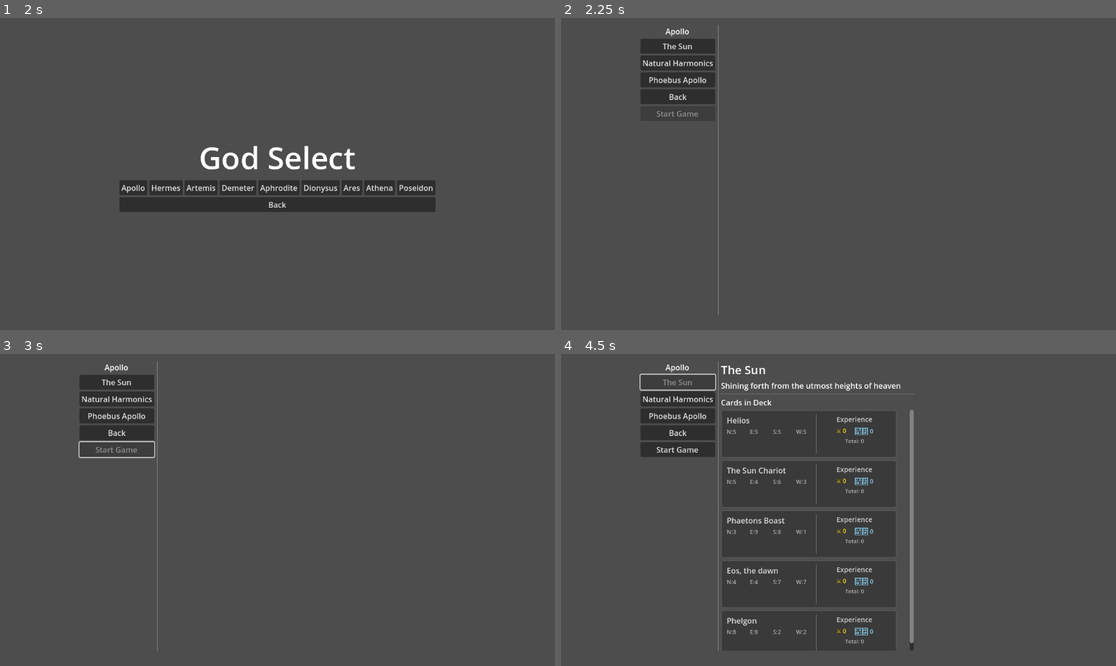
Above: before the commit, frames 1-4 (two rows, left to right).
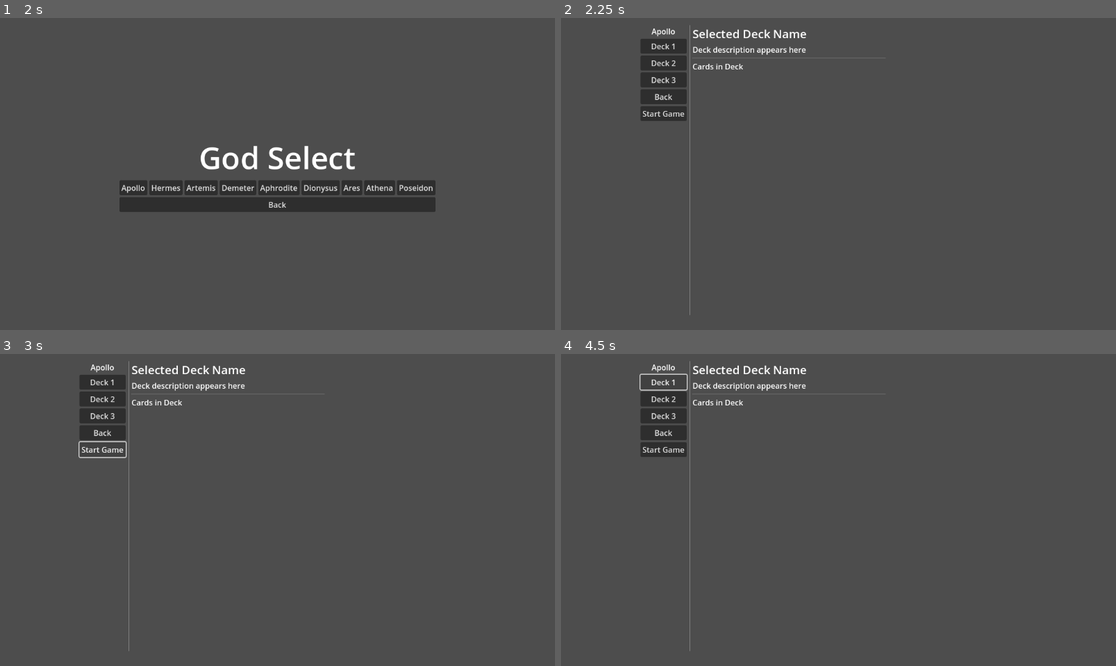
Above: after the commit, the same moments.

Repository: leslieharding/Mnemosyne
Game: Godot game, scene res://Scenes/MainMenu.tscn
Same seed, same stepped clock (60 frames per second), same inputs: the game is played once before the commit and once after it.
Inputs (mouse positions are in pixels of both pictures, inside the frame that each line leads up to):
- Up to frame 1 (2 s): click "New Game" at 0.5 s; click "New Game" at 1.25 s
- Up to frame 2 (2.25 s): click "Apollo" at 2 s
- Up to frame 3 (3 s): click (99, 450) at 2.75 s, where only the run after the commit has a clickable "Start Game"
- Up to frame 4 (4.5 s): click (660, 450) at 3.5 s, where only the run after the commit has a clickable "Start Game"; click "The Sun" (after the commit: "Deck 1") at 4.25 s

Frame 1 is identical in both runs. In frame 2, 2.1% of the frame differs, in the area x 14-45%, y 2-96%; in frame 3, 2.2%; in frame 4, 4.3%, in the area x 14-64%, y 2-96%.
Error after the commit: Parse Error: Identifier "ExpProgressBar" not declared in the current scope. (res://Scripts/apollo.gd:219)

Commit message:
trying to implement levels

Diff:
--- /dev/null
+++ b/Scenes/ExpProgressBar.tscn
@@ -0,0 +1,25 @@
+[gd_scene format=3 uid="uid://bsaj6aconrjfm"]
+
+[node name="ExpProgressBar" type="HBoxContainer"]
+custom_minimum_size = Vector2(120, 20)
+
+[node name="LevelLabel" type="Label" parent="."]
+layout_mode = 2
+size_flags_horizontal = 4
+theme_override_font_sizes/font_size = 12
+text = "Lvl 0"
+
+[node name="ProgressContainer" type="VBoxContainer" parent="."]
+layout_mode = 2
+
+[node name="ProgressBar" type="ProgressBar" parent="ProgressContainer"]
+layout_mode = 2
+size_flags_vertical = 4
+max_value = 50.0
+show_percentage = false
+
+[node name="ProgressLabel" type="Label" parent="ProgressContainer"]
+layout_mode = 2
+size_flags_horizontal = 4
+theme_override_font_sizes/font_size = 10
+text = "0/50"
--- a/Scripts/apollo.gd
+++ b/Scripts/apollo.gd
@@ -118,7 +118,7 @@
 func create_deck_card_display(card: CardResource, card_index: int) -> Control:
 	# Main container for this card
 	var card_panel = PanelContainer.new()
-	card_panel.custom_minimum_size = Vector2(0, 100)
+	card_panel.custom_minimum_size = Vector2(0, 120)  # Slightly taller for progress bars
 
 	# Create a style for the panel
 	var style = StyleBoxFlat.new()
@@ -181,10 +181,10 @@
 	var v_separator = VSeparator.new()
 	h_container.add_child(v_separator)
 
-	# Right side - Experience info
+	# Right side - Experience info with progress bars
 	var right_side = VBoxContainer.new()
 	right_side.size_flags_horizontal = Control.SIZE_SHRINK_END
-	right_side.custom_minimum_size.x = 150
+	right_side.custom_minimum_size.x = 180  # Slightly wider for progress bars
 	h_container.add_child(right_side)
 
 	# Experience title
@@ -205,37 +205,37 @@
 		capture_exp = exp_data.get("capture_exp", 0)
 		defense_exp = exp_data.get("defense_exp", 0)
 
-	# Experience display
-	var exp_container = HBoxContainer.new()
-	exp_container.alignment = BoxContainer.ALIGNMENT_CENTER
-	right_side.add_child(exp_container)
-
-	# Capture experience
+	# Capture experience progress bar
+	var capture_container = VBoxContainer.new()
+	right_side.add_child(capture_container)
+
 	var capture_label = Label.new()
-	capture_label.text = "⚔️ " + str(capture_exp)
-	capture_label.add_theme_font_size_override("font_size", 12)
-	capture_label.add_theme_color_override("font_color", Color("#FFD700"))  # Gold
-	exp_container.add_child(capture_label)
+	capture_label.text = "⚔️ Capture"
+	capture_label.add_theme_font_size_override("font_size", 11)
+	capture_label.add_theme_color_override("font_color", Color("#FFD700"))
+	capture_container.add_child(capture_label)
+
+	var capture_progress = preload("res://Scenes/ExpProgressBar.tscn").instantiate()
+	capture_progress.setup_progress(capture_exp, "capture", ExpProgressBar.DisplayMode.COMPACT)
+	capture_container.add_child(capture_progress)
 
 	# Small spacer
-	var exp_spacer = Control.new()
-	exp_spacer.custom_minimum_size.x = 10
-	exp_container.add_child(exp_spacer)
-
-	# Defense experience
+	var spacer = Control.new()
+	spacer.custom_minimum_size.y = 5
+	right_side.add_child(spacer)
+
+	# Defense experience progress bar
+	var defense_container = VBoxContainer.new()
+	right_side.add_child(defense_container)
+
 	var defense_label = Label.new()
-	defense_label.text = "🛡️ " + str(defense_exp)
-	defense_label.add_theme_font_size_override("font_size", 12)
-	defense_label.add_theme_color_override("font_color", Color("#87CEEB"))  # Sky blue
-	exp_container.add_child(defense_label)
-
-	# Total experience
-	var total_exp = capture_exp + defense_exp
-	var total_label = Label.new()
-	total_label.text = "Total: " + str(total_exp)
-	total_label.add_theme_font_size_override("font_size", 11)
-	total_label.add_theme_color_override("font_color", Color("#BBBBBB"))
-	total_label.horizontal_alignment = HORIZONTAL_ALIGNMENT_CENTER
-	right_side.add_child(total_label)
+	defense_label.text = "🛡️ Defense"
+	defense_label.add_theme_font_size_override("font_size", 11)
+	defense_label.add_theme_color_override("font_color", Color("#87CEEB"))
+	defense_container.add_child(defense_label)
+
+	var defense_progress = preload("res://Scenes/ExpProgressBar.tscn").instantiate()
+	defense_progress.setup_progress(defense_exp, "defense", ExpProgressBar.DisplayMode.COMPACT)
+	defense_container.add_child(defense_progress)
 
 	return card_panel
--- /dev/null
+++ b/Scripts/experience_helpers.gd
@@ -0,0 +1,50 @@
+# res://Scripts/experience_helpers.gd
+class_name ExperienceHelpers
+extends RefCounted
+
+# Configuration
+const XP_PER_LEVEL: int = 50
+
+# Calculate level from experience points
+static func calculate_level(xp: int) -> int:
+	return xp / XP_PER_LEVEL
+
+# Calculate progress within current level (0-49)
+static func calculate_progress(xp: int) -> int:
+	return xp % XP_PER_LEVEL
+
+# Calculate progress as percentage (0.0-1.0)
+static func calculate_progress_percentage(xp: int) -> float:
+	var progress = calculate_progress(xp)
+	return float(progress) / float(XP_PER_LEVEL)
+
+# Get minimum XP needed for a specific level
+static func get_xp_for_level(level: int) -> int:
+	return level * XP_PER_LEVEL
+
+# Get XP needed to reach next level
+static func get_xp_to_next_level(xp: int) -> int:
+	var current_level = calculate_level(xp)
+	var next_level_xp = get_xp_for_level(current_level + 1)
+	return next_level_xp - xp
+
+# Get formatted level string for display
+static func format_level_display(xp: int, show_progress: bool = true) -> String:
+	var level = calculate_level(xp)
+	if not show_progress:
+		return "Lv." + str(level)
+
+	var progress = calculate_progress(xp)
+	return "Lv." + str(level) + " (" + str(progress) + "/" + str(XP_PER_LEVEL) + ")"
+
+# Check if XP gain will result in level up
+static func will_level_up(current_xp: int, xp_gain: int) -> bool:
+	var current_level = calculate_level(current_xp)
+	var new_level = calculate_level(current_xp + xp_gain)
+	return new_level > current_level
+
+# Get number of levels gained from XP increase
+static func levels_gained(old_xp: int, new_xp: int) -> int:
+	var old_level = calculate_level(old_xp)
+	var new_level = calculate_level(new_xp)
+	return new_level - old_level
--- a/Scripts/run_summary.gd
+++ b/Scripts/run_summary.gd
@@ -51,12 +51,15 @@
 		print("Failed to load collection for " + god_name)
 		return
 
+	# Get global progress for before/after comparison
+	var global_tracker = get_node("/root/GlobalProgressTrackerAutoload")
+
 	# Create detailed view for each card that gained experience
 	for card_index in all_exp:
-		var exp_data = all_exp[card_index]
+		var run_exp_data = all_exp[card_index]
 
 		# Skip cards with no experience
-		if exp_data["capture_exp"] == 0 and exp_data["defense_exp"] == 0:
+		if run_exp_data["capture_exp"] == 0 and run_exp_data["defense_exp"] == 0:
 			continue
 
 		# Get card data
@@ -64,13 +67,148 @@
 		if not card:
 			continue
 
+		# Get total experience (before this run was added to global)
+		var total_exp_data = global_tracker.get_card_total_experience(god_name, card_index)
+
+		# Calculate before experience (total minus this run)
+		var before_capture = total_exp_data["capture_exp"] - run_exp_data["capture_exp"]
+		var before_defense = total_exp_data["defense_exp"] - run_exp_data["defense_exp"]
+
 		# Create a container for this card
-		var card_container = create_card_exp_display(card, exp_data)
+		var card_container = create_detailed_card_exp_display(
+			card,
+			before_capture, total_exp_data["capture_exp"],
+			before_defense, total_exp_data["defense_exp"],
+			run_exp_data["capture_exp"], run_exp_data["defense_exp"]
+		)
 		card_details_container.add_child(card_container)
 
 		# Add separator
 		var separator = HSeparator.new()
 		card_details_container.add_child(separator)
+
+func create_detailed_card_exp_display(
+	card: CardResource,
+	before_capture: int, after_capture: int,
+	before_defense: int, after_defense: int,
+	capture_gain: int, defense_gain: int
+) -> Control:
+	var container = VBoxContainer.new()
+	container.custom_minimum_size = Vector2(0, 120)
+
+	# Card name
+	var name_label = Label.new()
+	name_label.text = card.card_name
+	name_label.add_theme_font_size_override("font_size", 18)
+	name_label.add_theme_color_override("font_color", Color("#DDDDDD"))
+	container.add_child(name_label)
+
+	# Experience gained summary
+	var summary_container = HBoxContainer.new()
+
+	if capture_gain > 0:
+		var capture_gain_label = Label.new()
+		capture_gain_label.text = "⚔️ +" + str(capture_gain) + " Capture XP"
+		capture_gain_label.add_theme_color_override("font_color", Color("#FFD700"))
+		capture_gain_label.add_theme_font_size_override("font_size", 14)
+		summary_container.add_child(capture_gain_label)
+
+	if defense_gain > 0:
+		if capture_gain > 0:
+			var spacer = Control.new()
+			spacer.custom_minimum_size.x = 20
+			summary_container.add_child(spacer)
+
+		var defense_gain_label = Label.new()
+		defense_gain_label.text = "🛡️ +" + str(defense_gain) + " Defense XP"
+		defense_gain_label.add_theme_color_override("font_color", Color("#87CEEB"))
+		defense_gain_label.add_theme_font_size_override("font_size", 14)
+		summary_container.add_child(defense_gain_label)
+
+	container.add_child(summary_container)
+
+	# Progress bars container
+	var progress_container = HBoxContainer.new()
+	container.add_child(progress_container)
+
+	# Capture progress (if any experience gained)
+	if capture_gain > 0:
+		var capture_section = VBoxContainer.new()
+		capture_section.size_flags_horizontal = Control.SIZE_EXPAND_FILL
+
+		var capture_title = Label.new()
+		capture_title.text = "Capture Progress"
+		capture_title.add_theme_font_size_override("font_size", 12)
+		capture_title.add_theme_color_override("font_color", Color("#FFD700"))
+		capture_section.add_child(capture_title)
+
+		# Before state
+		var before_capture_bar = preload("res://Scenes/ExpProgressBar.tscn").instantiate()
+		before_capture_bar.setup_progress(before_capture, "capture", ExpProgressBar.DisplayMode.DETAILED)
+		capture_section.add_child(before_capture_bar)
+
+		# Arrow
+		var arrow_label = Label.new()
+		arrow_label.text = "↓"
+		arrow_label.horizontal_alignment = HORIZONTAL_ALIGNMENT_CENTER
+		arrow_label.add_theme_font_size_override("font_size", 16)
+		capture_section.add_child(arrow_label)
+
+		# After state (will be animated)
+		var after_capture_bar = preload("res://Scenes/ExpProgressBar.tscn").instantiate()
+		after_capture_bar.setup_progress(before_capture, "capture", ExpProgressBar.DisplayMode.DETAILED)
+		capture_section.add_child(after_capture_bar)
+
+		# Schedule animation
+		call_deferred("animate_progress_bar", after_capture_bar, before_capture, after_capture)
+
+		progress_container.add_child(capture_section)
+
+	# Spacer between progress bars
+	if capture_gain > 0 and defense_gain > 0:
+		var spacer = VSeparator.new()
+		progress_container.add_child(spacer)
+
+	# Defense progress (if any experience gained)
+	if defense_gain > 0:
+		var defense_section = VBoxContainer.new()
+		defense_section.size_flags_horizontal = Control.SIZE_EXPAND_FILL
+
+		var defense_title = Label.new()
+		defense_title.text = "Defense Progress"
+		defense_title.add_theme_font_size_override("font_size", 12)
+		defense_title.add_theme_color_override("font_color", Color("#87CEEB"))
+		defense_section.add_child(defense_title)
+
+		# Before state
+		var before_defense_bar = preload("res://Scenes/ExpProgressBar.tscn").instantiate()
+		before_defense_bar.setup_progress(before_defense, "defense", ExpProgressBar.DisplayMode.DETAILED)
+		defense_section.add_child(before_defense_bar)
+
+		# Arrow
+		var arrow_label = Label.new()
+		arrow_label.text = "↓"
+		arrow_label.horizontal_alignment = HORIZONTAL_ALIGNMENT_CENTER
+		arrow_label.add_theme_font_size_override("font_size", 16)
+		defense_section.add_child(arrow_label)
+
+		# After state (will be animated)
+		var after_defense_bar = preload("res://Scenes/ExpProgressBar.tscn").instantiate()
+		after_defense_bar.setup_progress(before_defense, "defense", ExpProgressBar.DisplayMode.DETAILED)
+		defense_section.add_child(after_defense_bar)
+
+		# Schedule animation
+		call_deferred("animate_progress_bar", after_defense_bar, before_defense, after_defense)
+
+		progress_container.add_child(defense_section)
+
+	return container
+
+# Helper function to animate progress bars with a delay
+func animate_progress_bar(progress_bar: ExpProgressBar, old_xp: int, new_xp: int):
+	# Add a small delay so the UI settles first
+	await get_tree().create_timer(0.5).timeout
+	progress_bar.animate_progress_change(old_xp, new_xp, 1.5)
 
 func create_card_exp_display(card: CardResource, exp_data: Dictionary) -> Control:
 	var container = VBoxContainer.new()
Not shown, added: Scripts/experience_helpers.gd.uid
